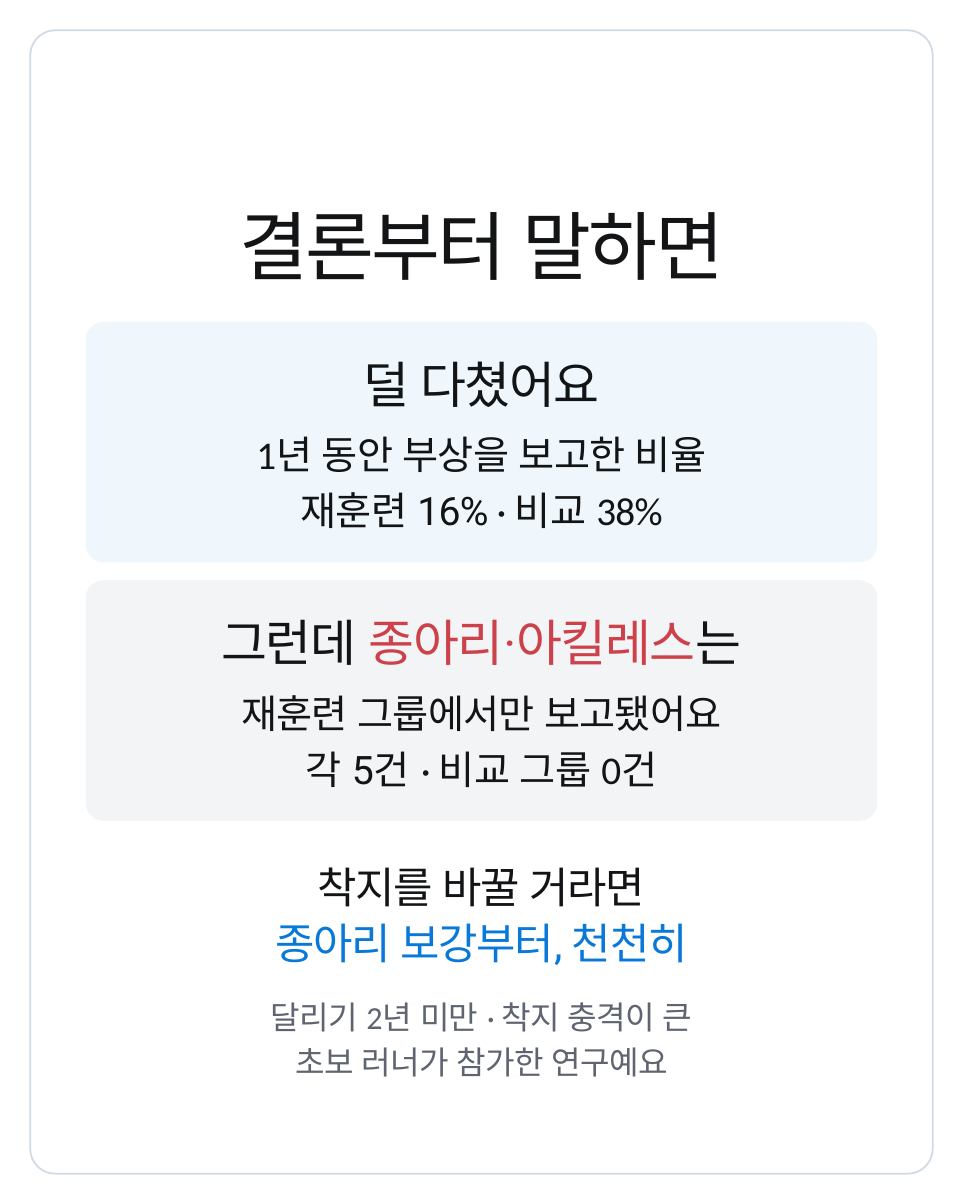
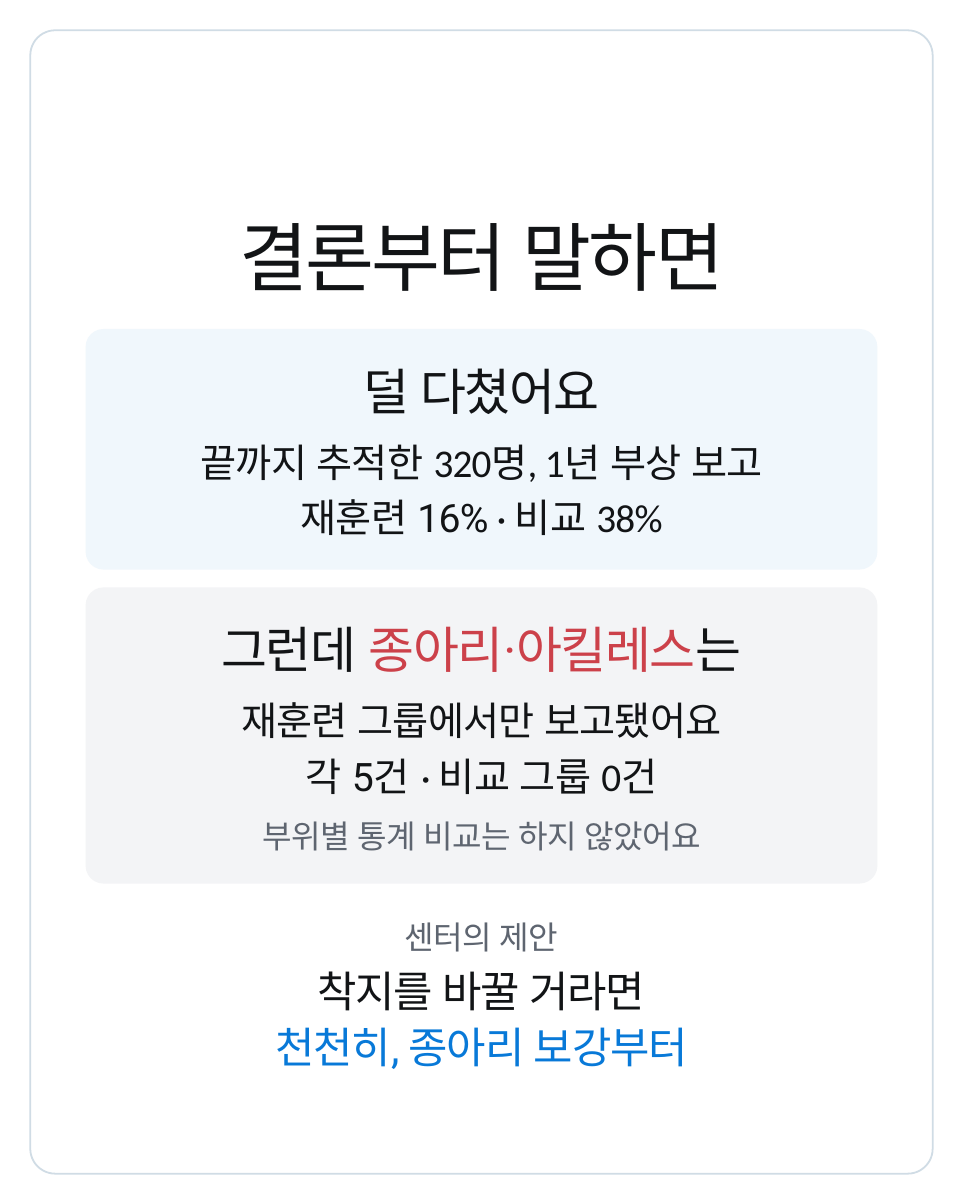
Before and after one commit to js920915-cyber/New-box, a slide deck: slide 2 of content/running-form-change-v3/adobe-express/running-form-change-v3-express.pptx. Drawn at 963x1204 pixels with LibreOffice and Linux fonts; fonts in the diff are those of the drawing. Boxes give left, top, right and bottom in pixels: in the first picture for what was removed or moved away, otherwise in the second. Text is boxed around its words. In the diff, an @@ line names an element or a change of style, - is before the commit and + after.

```diff
--- a/content/running-form-change-v3/adobe-express/running-form-change-v3-express.pptx
+++ b/content/running-form-change-v3/adobe-express/running-form-change-v3-express.pptx
@@ 3 texts moved together from (x1=221, y1=212, x2=742, y2=665) to (x1=221, y1=223, x2=742, y2=672) @@
@@ 3 texts, 1 rounded rectangle moved together from (x1=86, y1=322, x2=877, y2=787) to (x1=86, y1=329, x2=877, y2=794) @@
@@ text at (x1=200, y1=444, x2=762, y2=482): text changed @@
-1년 동안 부상을 보고한 비율
+끝까지 추적한 320명, 1년 부상 보고
@@ rounded rectangle resized from (x1=86, y1=580, x2=877, y2=821) to (x1=86, y1=587, x2=877, y2=883) @@
@@ rounded rectangle at (x1=86, y1=587, x2=877, y2=883): proportions changed @@
@@ text added at (x1=262, y1=821, x2=701, y2=851), 27 pt, text #5E6570 @@
+부위별 통계 비교는 하지 않았어요
@@ text added at (x1=405, y1=922, x2=558, y2=952), 27 pt, text #5E6570 @@
+센터의 제안
@@ text "착지를 바꿀 거라면" moved from (x1=318, y1=867, x2=646, y2=907) to (x1=318, y1=971, x2=646, y2=1011) @@
@@ text removed at (x1=271, y1=1002, x2=693, y2=1032) @@
-달리기 2년 미만 · 착지 충격이 큰
@@ text at (x1=276, y1=1027, x2=688, y2=1069): text changed @@
-종아리 보강부터, 천천히
+천천히, 종아리 보강부터
@@ text removed at (x1=295, y1=1047, x2=668, y2=1077) @@
-초보 러너가 참가한 연구예요
```
Also in this commit, not shown: 3 other slides changed, 27 other files.
